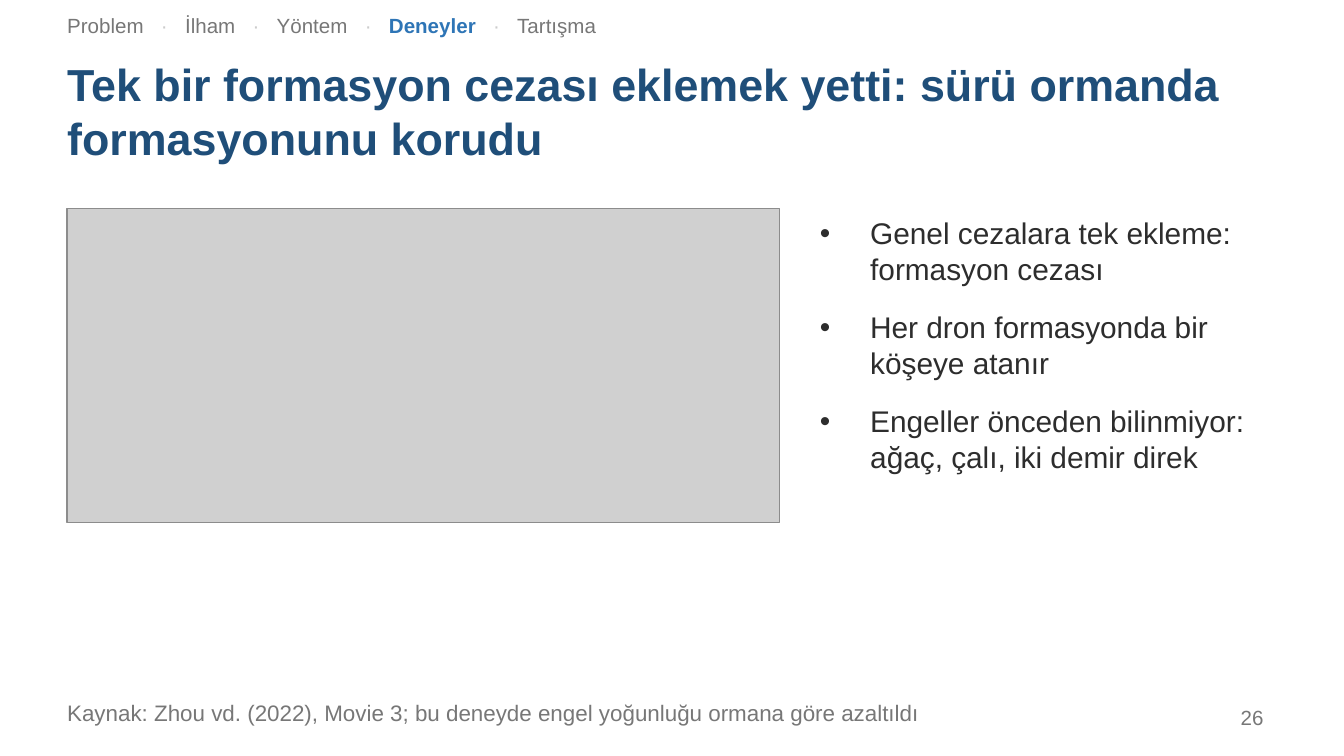
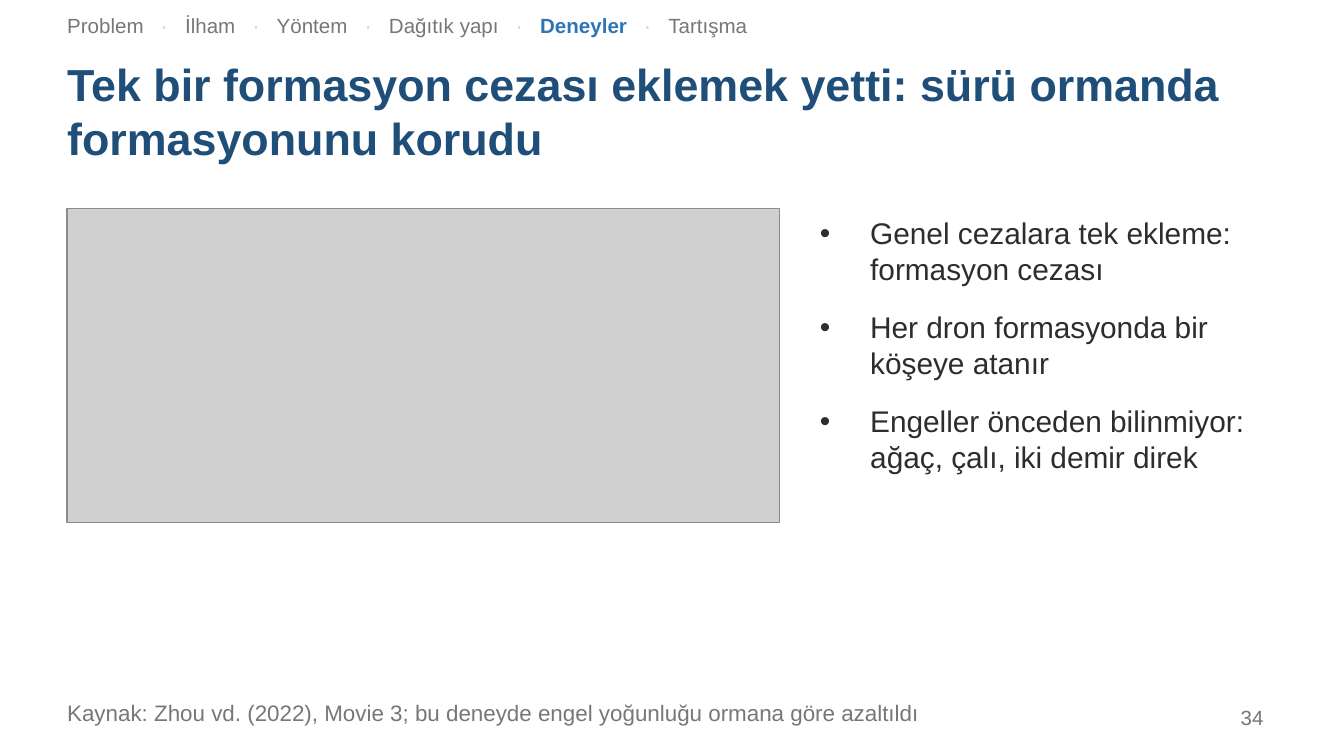
Before and after one commit to SamedBilginAlternet/zhou2022-swarm-sunum, a slide deck: slide 34 of Zhou2022_Suru_Sunumu.pptx (slide 26 before the commit). Drawn at 1344x756 pixels with LibreOffice and Linux fonts; fonts in the diff are those of the drawing; grey boxes stand for pictures. Boxes give left, top, right and bottom in pixels: in the first picture for what was removed or moved away, otherwise in the second. Text is boxed around its words. In the diff, an @@ line names an element or a change of style, - is before the commit and + after.

```diff
--- a/Zhou2022_Suru_Sunumu.pptx
+++ b/Zhou2022_Suru_Sunumu.pptx
@@ text at (x1=67, y1=18, x2=747, y2=38): text changed @@
-Problem · İlham · Yöntem · Deneyler · Tartışma
+Problem · İlham · Yöntem · Dağıtık yapı · Deneyler · Tartışma
@@ page number at (x1=1241, y1=711, x2=1264, y2=725): text changed @@
-26
+34
```
Also in this commit, not shown: 35 other slides changed, 8 slides added, 3 other files.
